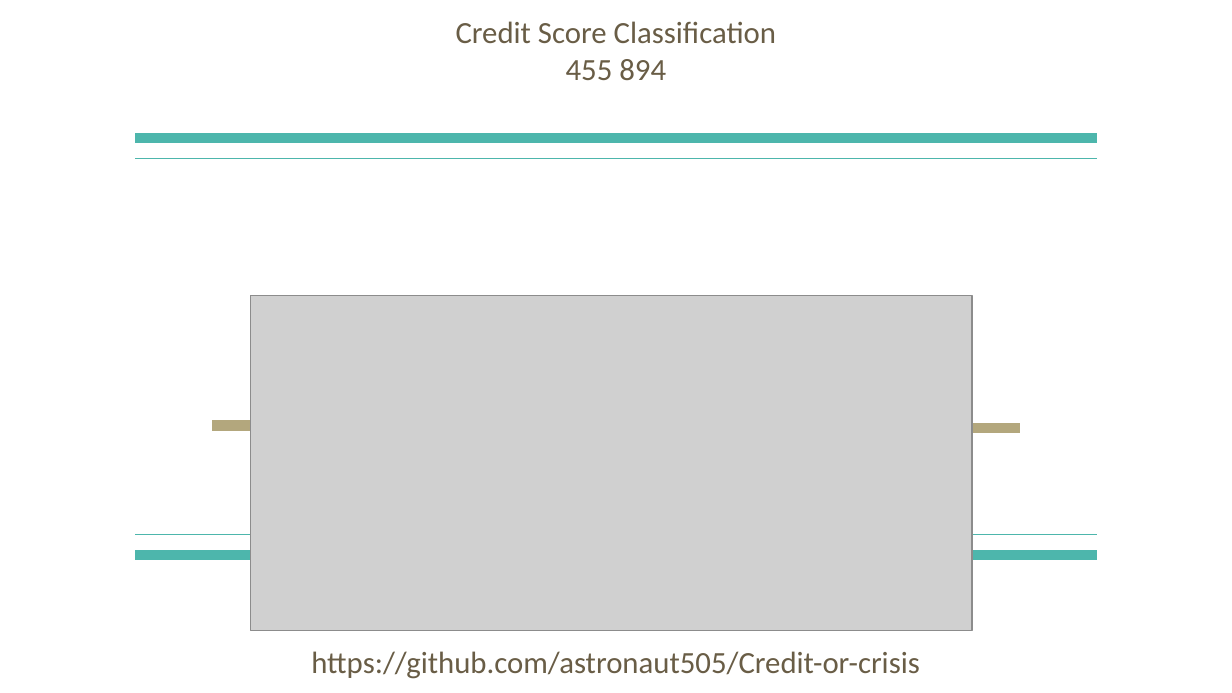
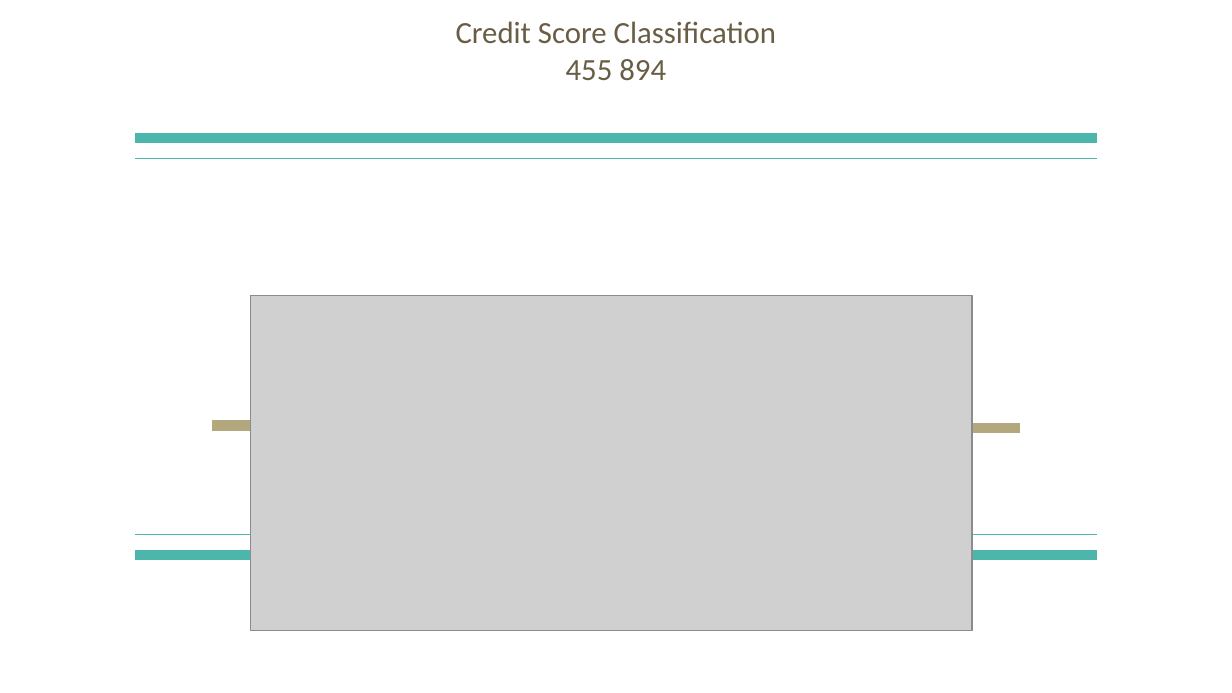
Before and after one commit to astronaut505/Credit-or-crisis, a slide deck: slide 1 of present.pptx. Drawn at 1232x693 pixels with LibreOffice and Linux fonts; fonts in the diff are those of the drawing; grey boxes stand for pictures. Boxes give left, top, right and bottom in pixels: in the first picture for what was removed or moved away, otherwise in the second. Text is boxed around its words. In the diff, an @@ line names an element or a change of style, - is before the commit and + after.

```diff
--- a/present.pptx
+++ b/present.pptx
@@ text removed at (311,651,920,679) @@
-https://github.com/astronaut505/Credit-or-crisis
```
Also in this commit, not shown: 1 other slide changed, 2 slides added.
